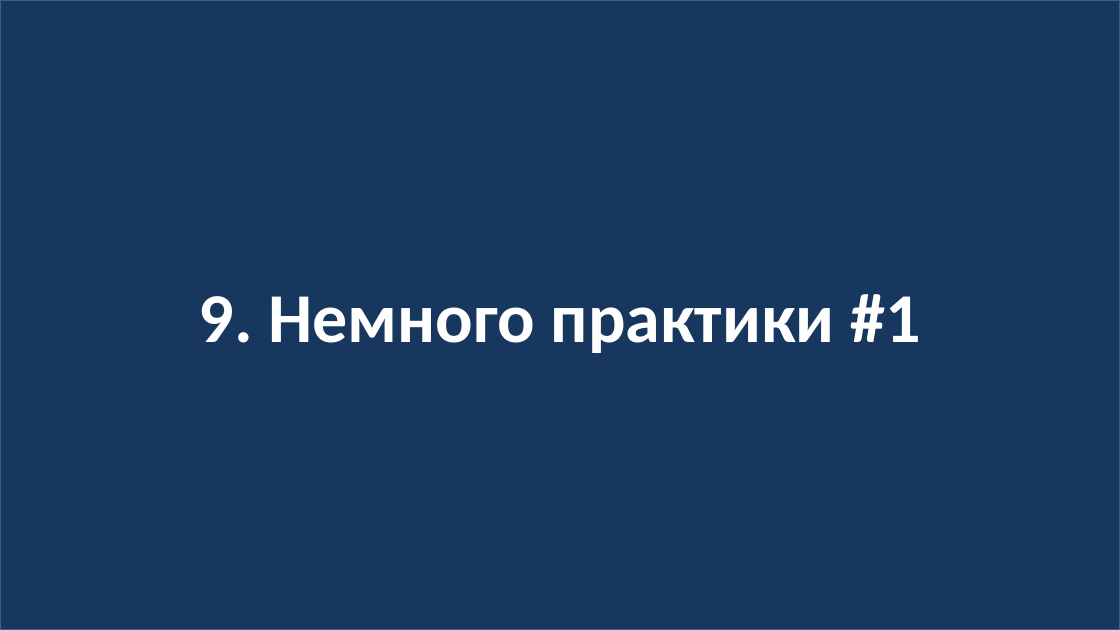
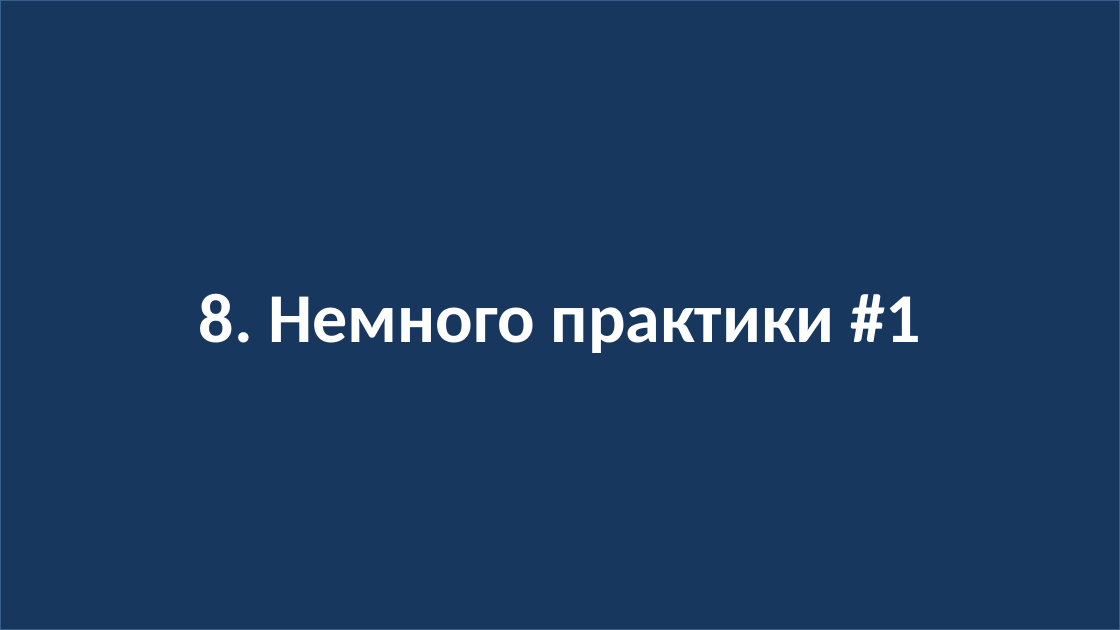
Before and after one commit to web51-ortdnipro/lesson18, a slide deck: slide 20 of lesson18.pptx (slide 22 before the commit). Drawn at 1120x630 pixels with LibreOffice and Linux fonts; fonts in the diff are those of the drawing. Boxes give left, top, right and bottom in pixels: in the first picture for what was removed or moved away, otherwise in the second. Text is boxed around its words. In the diff, an @@ line names an element or a change of style, - is before the commit and + after.

```diff
--- a/lesson18.pptx
+++ b/lesson18.pptx
@@ text in rectangle at (x1=199, y1=293, x2=921, y2=353): text changed @@
-9. Немного практики #1
+8. Немного практики #1
```
Also in this commit, not shown: 1 other slide changed, 2 slides removed, 1 other file.
